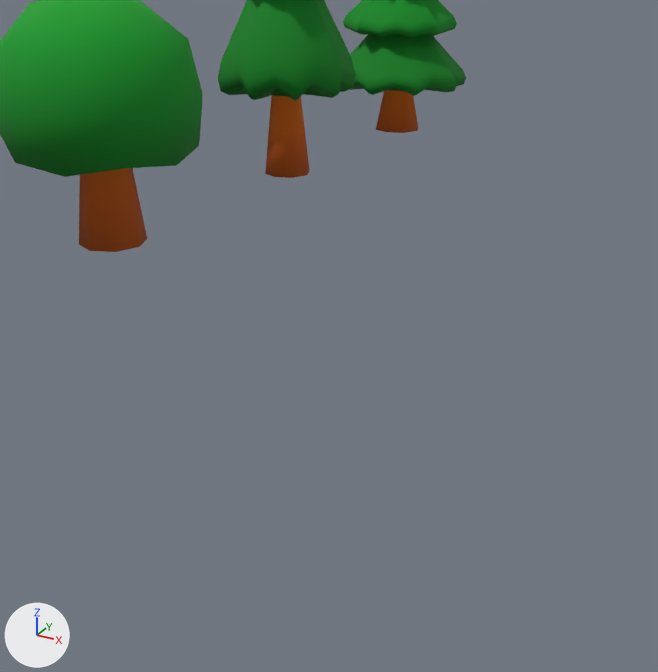
Before and after pictures for a commit that changed the glTF model public/bicycle-world/dist/assets/garden/nature-pack-runtime.glb.
The view is the same before and after, from a 50 mm camera at (-0.794, -2.086, 0.769) aimed at (-1.265, -1.229, 0.341). The axes (+X, +Y, +Z) are drawn at lower left. The lights are the same throughout. The older version comes first. Where no turn or scale is listed for an object, it has been applied to the vertices.

The first picture shows 'Bush_01_Material_0', 'Tree_01_Material_0', 'Tree_03_Material_0'.
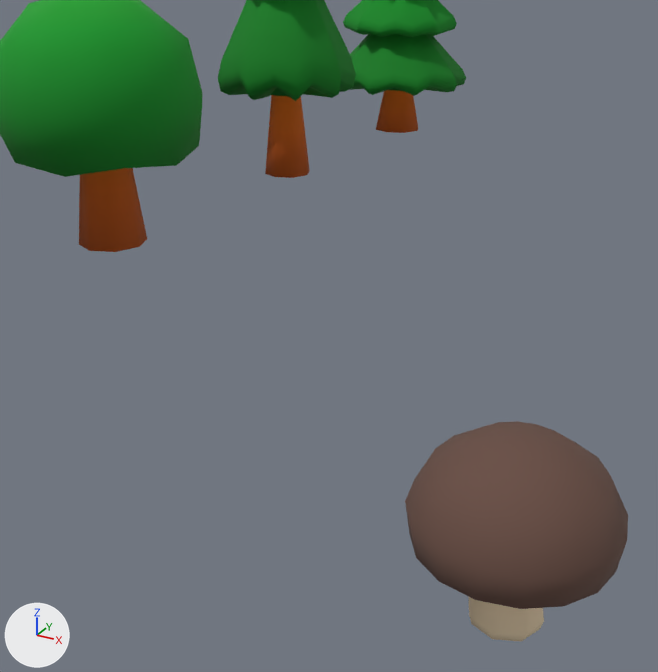
Diff of the bpy script that builds the scene:
```diff
--- a/public/bicycle-world/dist/assets/garden/nature-pack-runtime.glb.py
+++ b/public/bicycle-world/dist/assets/garden/nature-pack-runtime.glb.py
@@ me_mushroom_01_material_0 @@
+me_mushroom_01_material_0.from_pydata(...)  # 114 vertices, 214 faces; spans x -0.127..0.127, y -0.127..0.127, z 0.0..0.258
+me_mushroom_01_material_0.materials.append(mat_material)  # picture img_image_0
@@ ob_mushroom_01_material_0 @@
+ob_mushroom_01_material_0 = bpy.data.objects.new('Mushroom_01_Material_0', me_mushroom_01_material_0)
+ob_mushroom_01_material_0.location = (-1.032, -1.206, 0.0)
```

Where the change shows, as pixel boxes [x1, y1, x2, y2] in the pictures (658 x 672 px):
'Mushroom_01_Material_0', added (brown): after [405, 421, 628, 641]
